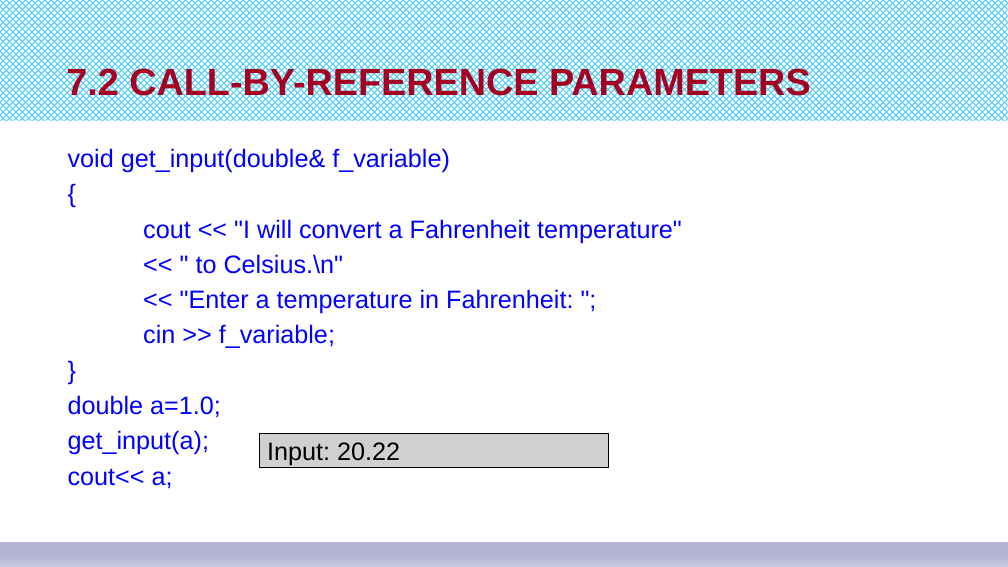
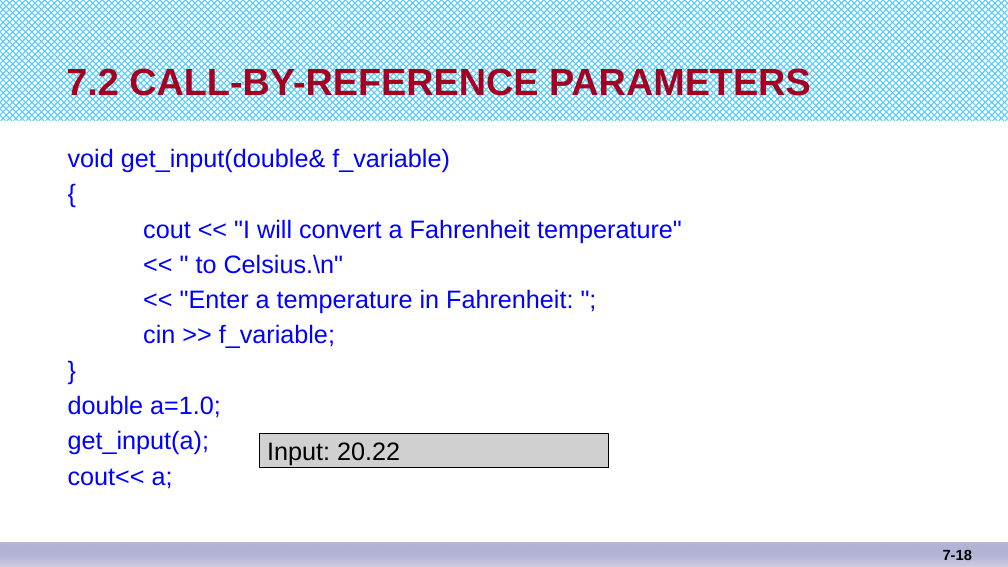
Before and after one commit to djuanbei/CPLUSPLUS, a slide deck: slide 18 of ppt/chapter 7.pptx. Drawn at 1008x567 pixels with LibreOffice and Linux fonts; fonts in the diff are those of the drawing; grey boxes stand for pictures. Boxes give left, top, right and bottom in pixels: in the first picture for what was removed or moved away, otherwise in the second. Text is boxed around its words. In the diff, an @@ line names an element or a change of style, - is before the commit and + after.

```diff
--- a/ppt/chapter 7.pptx
+++ b/ppt/chapter 7.pptx
@@ page number added at bbox=[943, 549, 972, 560], 14 pt, text #000000, bold @@
+7-18
```
Also in this commit, not shown: 25 other slides changed, 2 other files.
